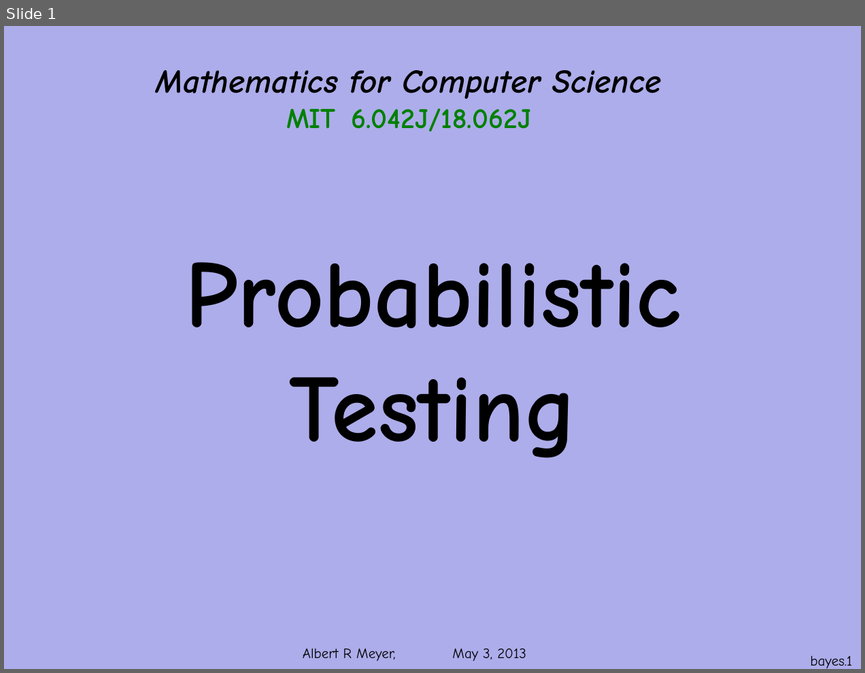
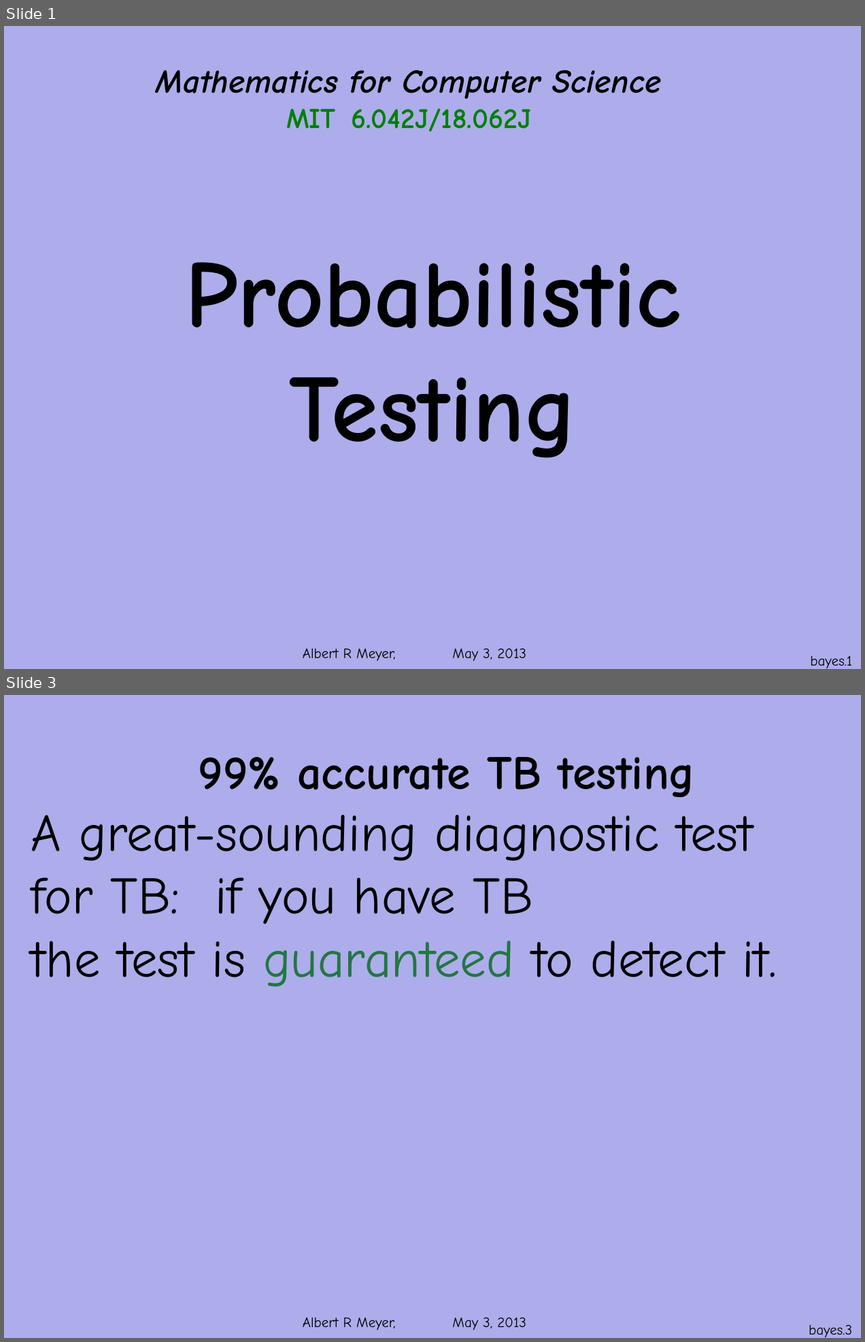
Before and after one commit to armeyer/mcs_web, a slide deck: spring13/slides13/prob-bayes.pptx. Shown one above the other, each under a label of ours: slide 1 before the commit, slides 1 and 3 after it; the slides between them are not shown. The pictures are 865x673 and 865x1342 pixels, drawn with LibreOffice and Linux fonts; fonts in the diff are those of the drawing; background and template pictures are left out. Boxes give left, top, right and bottom in pixels: in the first picture for what was removed or moved away, otherwise in the second. Text is boxed around its words. In the diff, an @@ line names an element or a change of style, - is before the commit and + after.

Commit message:
rewrite prob-bayes.pptx

```diff
--- a/spring13/slides13/prob-bayes.pptx
+++ b/spring13/slides13/prob-bayes.pptx
@@ slide 3 added at <box>4,695,861,1338</box>, background #ADADEB; not listed: 1 template element that a slide beside it also shows @@
@@ text added at <box>198,757,695,797</box>, 40 pt, text #000000, bold @@
+99% accurate TB testing
@@ text added at <box>31,815,776,987</box>, 44 pt, text #000000 @@
+A great-sounding diagnostic test for TB: if you have TB
+the test is guaranteed to detect it.
@@ line added from (118, 1028) to (118, 1028), #000000 0.75 pt @@
@@ page number added at <box>808,1324,852,1337</box>, 12 pt, text #000000 @@
+bayes.3
```
Also in this commit, not shown: 7 slides changed, 15 other slides added, 4 slides removed.
